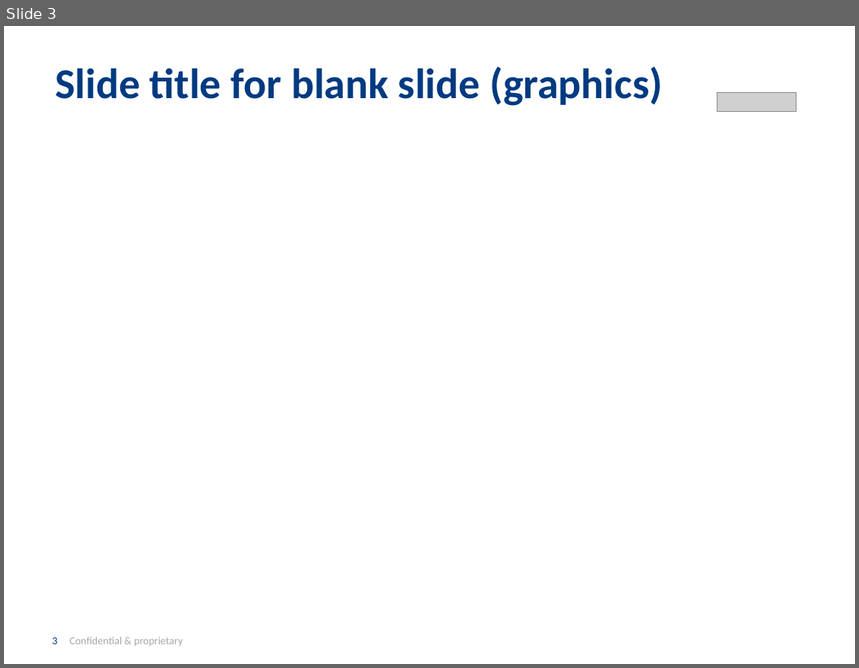
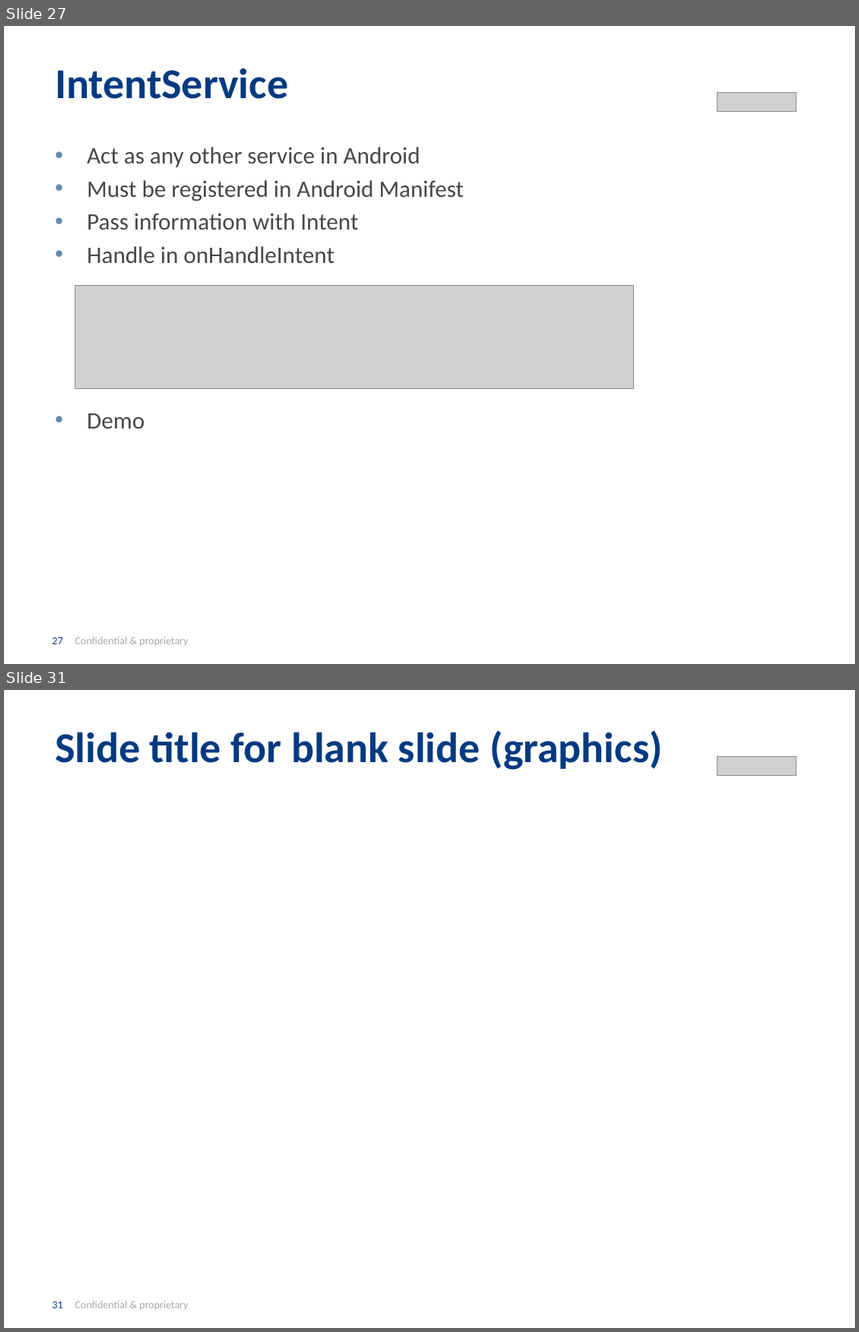
Before and after one commit to INRIX-Iurii-Okhmat/BrownBags, a slide deck: Presentation/Asynchronous Android.pptx. Shown one above the other, each under a label of ours: slide 3 before the commit, slides 27 and 31 after it; the slides between them are not shown. The pictures are 859x668 and 859x1332 pixels, drawn with LibreOffice and Linux fonts; fonts in the diff are those of the drawing; grey boxes stand for pictures; background and template pictures are left out. Boxes give left, top, right and bottom in pixels: in the first picture for what was removed or moved away, otherwise in the second. Text is boxed around its words. In the diff, an @@ line names an element or a change of style, - is before the commit and + after.

Commit message:
Presentation updated with mutithreading, async tasks and handlers. Next: Loaders and services.

```diff
--- a/Presentation/Asynchronous Android.pptx
+++ b/Presentation/Asynchronous Android.pptx
@@ slide 27 added at (x1=4, y1=26, x2=855, y2=664), background #FFFFFF; not listed: 1 template element that a slide beside it also shows @@
@@ title added at (x1=55, y1=68, x2=288, y2=99), 36 pt, text #013A81, bold @@
+IntentService
@@ picture added at (x1=718, y1=92, x2=797, y2=111) @@
@@ text added at (x1=87, y1=147, x2=465, y2=429), 20 pt, text #474747 @@
+• Act as any other service in Android
+• Must be registered in Android Manifest
+• Pass information with Intent
+• Handle in onHandleIntent
+• Demo
@@ picture added at (x1=75, y1=286, x2=633, y2=389) @@
@@ what was slide 3 is now slide 31 @@
@@ page number at (x1=52, y1=1301, x2=188, y2=1310): text changed @@
-3 Confidential & proprietary
+31 Confidential & proprietary
```
Also in this commit, not shown: 27 other slides added.
